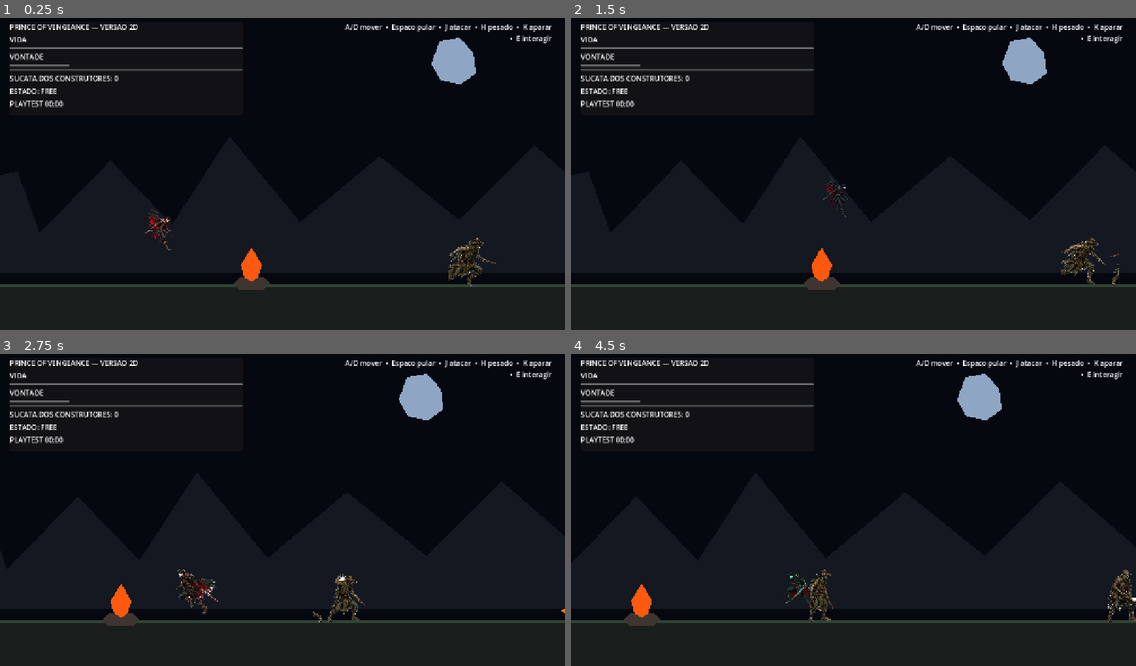
Above: before the commit, frames 1-4 (two rows, left to right).
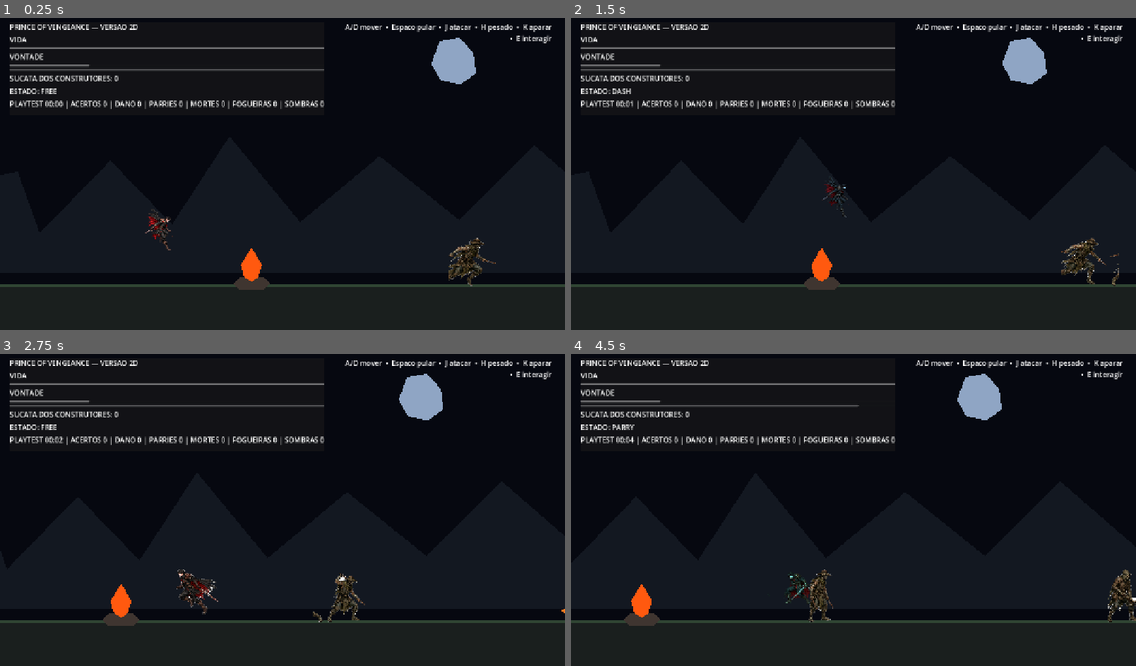
Above: after the commit, the same moments.

Repository: DanielCandido/prince-of-vengeance
Game: Godot game, scene res://scenes/vertical_slice.tscn
Two runs of this game, one before a commit and one after it. Both use one fixed random seed, a clock stepped at 60 frames per second and the inputs below.
Inputs:
- Up to frame 1 (0.25 s): no input
- Up to frame 2 (1.5 s): hold D (move_right) from 0.53 s (still down); tap J (attack) at 0.6 s; tap Space (jump) at 0.77 s; tap Shift (dash) at 1.35 s
- Up to frame 3 (2.75 s): tap Space (jump) at 1.52 s; release D (move_right) at 2.03 s; hold A (move_left) from 2.03 s (still down); hold L (heal) from 2.03 s (still down)
- Up to frame 4 (4.5 s): release A (move_left) at 2.78 s; release L (heal) at 2.78 s; hold D (move_right) 2.78-4.28 s; tap H (heavy_attack) at 2.85 s; tap Space (jump) at 3.02, 3.77 s; hold E (interact) 3.53-4.28 s; hold A (move_left) from 4.28 s (still down); tap K (parry) at 4.35 s

The runs differ from the first frame. In frame 1, 0.9% of the frame differs, in the area x 11-58%, y 9-30%; in frame 2, 0.9%, in the area x 7-58%, y 9-30%; in frame 3, 0.9%; in frame 4, 0.9%.
Error before the commit: Parse Error: No constructor of "PackedColorArray" matches the signature "PackedColorArray(Color, Color)". (res://scripts/vertical_slice_2d.gd:56)

Commit message:
fix(godot): correct gradient colors and telemetry label

Diff:
--- a/scripts/vertical_slice_2d.gd
+++ b/scripts/vertical_slice_2d.gd
@@ -53,7 +53,7 @@
 
 func _spawn_impact(at: Vector2, attack_type: StringName) -> void:
 	var flash := PointLight2D.new()
-	var gradient := Gradient.new(); gradient.colors = PackedColorArray(Color.WHITE, Color(1, 1, 1, 0))
+	var gradient := Gradient.new(); gradient.colors = PackedColorArray([Color.WHITE, Color(1, 1, 1, 0)])
 	var texture := GradientTexture2D.new(); texture.gradient = gradient; texture.width = 64; texture.height = 64; texture.fill = GradientTexture2D.FILL_RADIAL
 	flash.texture = texture; flash.color = Color(1.0, 0.28, 0.12) if attack_type == &"heavy" else Color(0.3, 0.75, 1.0); flash.energy = 2.5
 	add_child(flash); flash.global_position = at
@@ -76,7 +76,7 @@
 
 func _complete_playtest() -> void:
 	if _playtest_completed: return
-	_playtest_completed = true; _update_telemetry_label(); telemetry_label.text += " | CONCLUIDO"
+	_playtest_completed = true; _update_telemetry_label(); telemetry_label.text += " | CONCLUÍDO"
 	var file := FileAccess.open("user://playtest_last.json", FileAccess.WRITE)
 	if file != null: file.store_string(JSON.stringify(_build_playtest_summary(), "  "))
 
